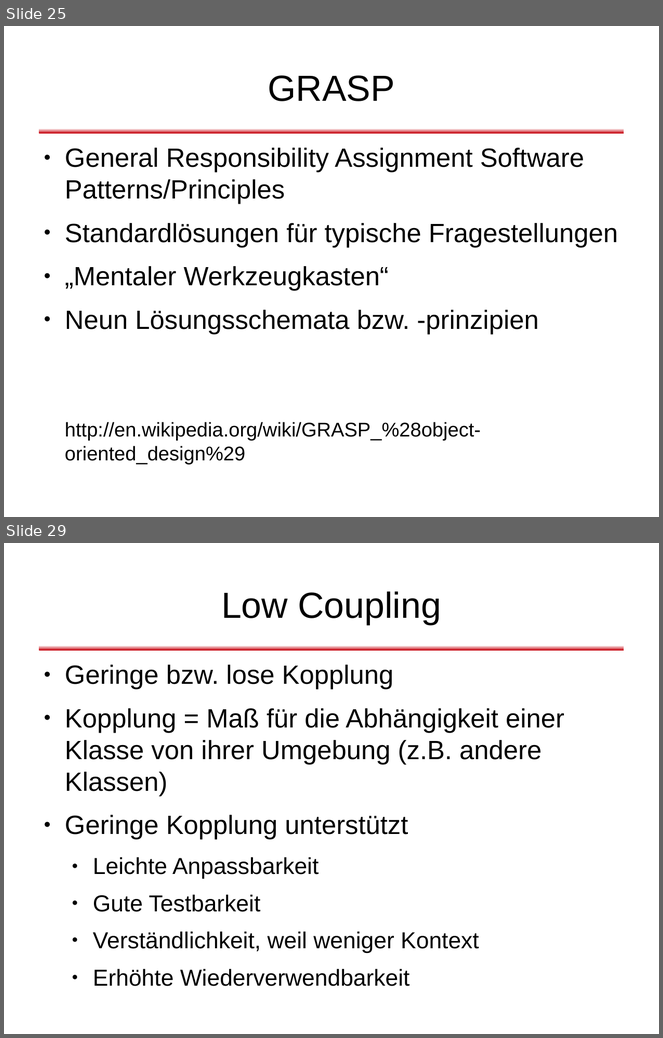
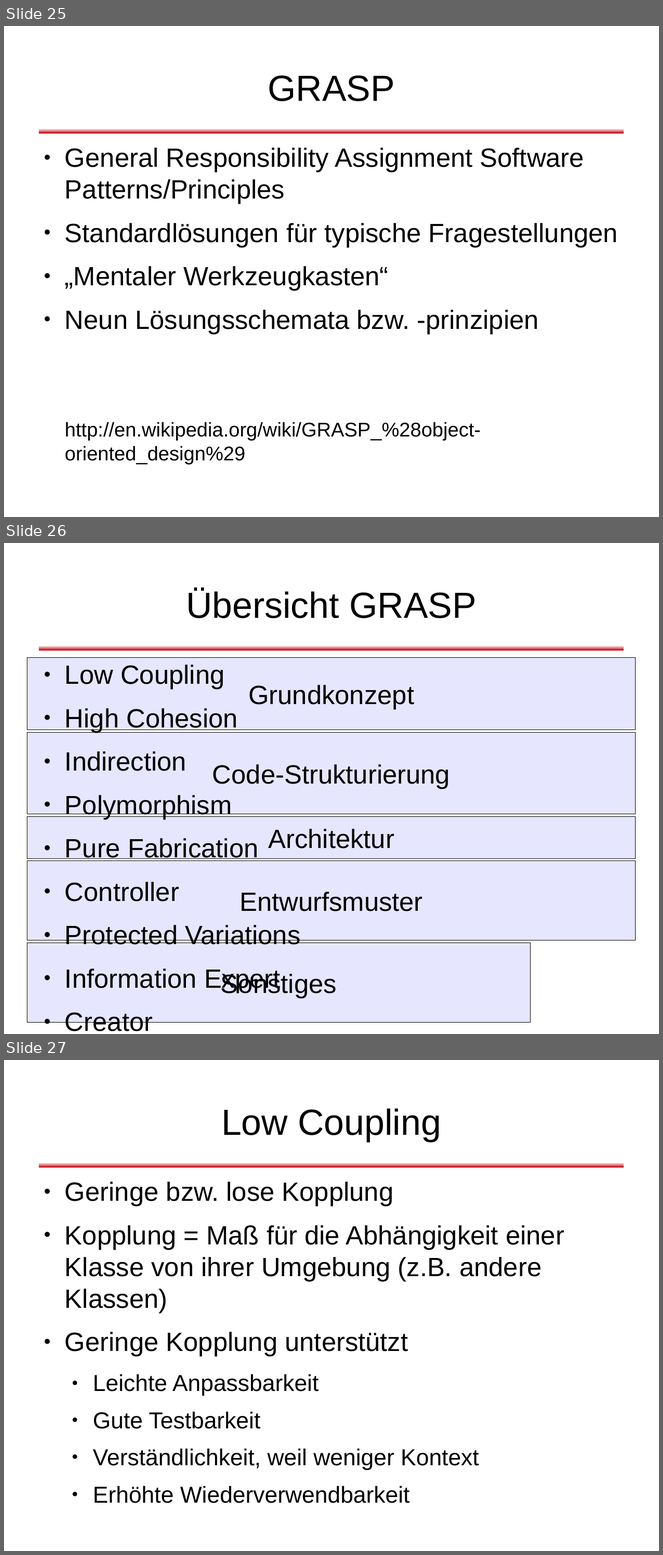
Before and after one commit to dlindner/vorlesung-se2-dhbw, a slide deck: added_2010/Objektorientierte Designregeln.odp. Shown one above the other, each under a label of ours: slides 25 and 29 before the commit, slides 25, 26 and 27 after it; the slides between them are not shown. The pictures are 663x1038 and 663x1555 pixels, drawn with LibreOffice and Linux fonts; fonts in the diff are those of the drawing; background and template pictures are left out. Boxes give left, top, right and bottom in pixels: in the first picture for what was removed or moved away, otherwise in the second. Text is boxed around its words. In the diff, an @@ line names an element or a change of style, - is before the commit and + after.

Commit message:
Reorganisation und Gruppierung der GRASP-Regeln

```diff
--- a/added_2010/Objektorientierte Designregeln.odp
+++ b/added_2010/Objektorientierte Designregeln.odp
@@ slide 26 added at bbox=[4, 543, 659, 1034], background #FFFFFF; not listed: 1 template element that a slide beside it also shows @@
@@ title added at bbox=[186, 589, 476, 618], 44 pt, text #000000 @@
+Übersicht GRASP
@@ rectangle added at bbox=[27, 658, 636, 730], fill #E6E6FF, outline #000000 0 pt, 32 pt, text #000000 @@
+Grundkonzept
@@ text added at bbox=[65, 665, 281, 1032], 32 pt, text #000000 @@
+● Low Coupling
+● High Cohesion
+● Indirection
+● Polymorphism
+● Pure Fabrication
+● Controller
+● Protected Variations
+● Information Expert
+● Creator
@@ rectangle added at bbox=[27, 733, 636, 815], fill #E6E6FF, outline #000000 0 pt, 32 pt, text #000000 @@
+Code-Strukturierung
@@ rectangle added at bbox=[27, 817, 636, 859], fill #E6E6FF, outline #000000 0 pt, 32 pt, text #000000 @@
+Architektur
@@ rectangle added at bbox=[27, 861, 636, 941], fill #E6E6FF, outline #000000 0 pt, 32 pt, text #000000 @@
+Entwurfsmuster
@@ rectangle added at bbox=[27, 943, 530, 1023], fill #E6E6FF, outline #000000 0 pt, 32 pt, text #000000 @@
+Sonstiges
@@ what was slide 29 is now slide 27 @@
```
Also in this commit, not shown: 1 slide changed.
